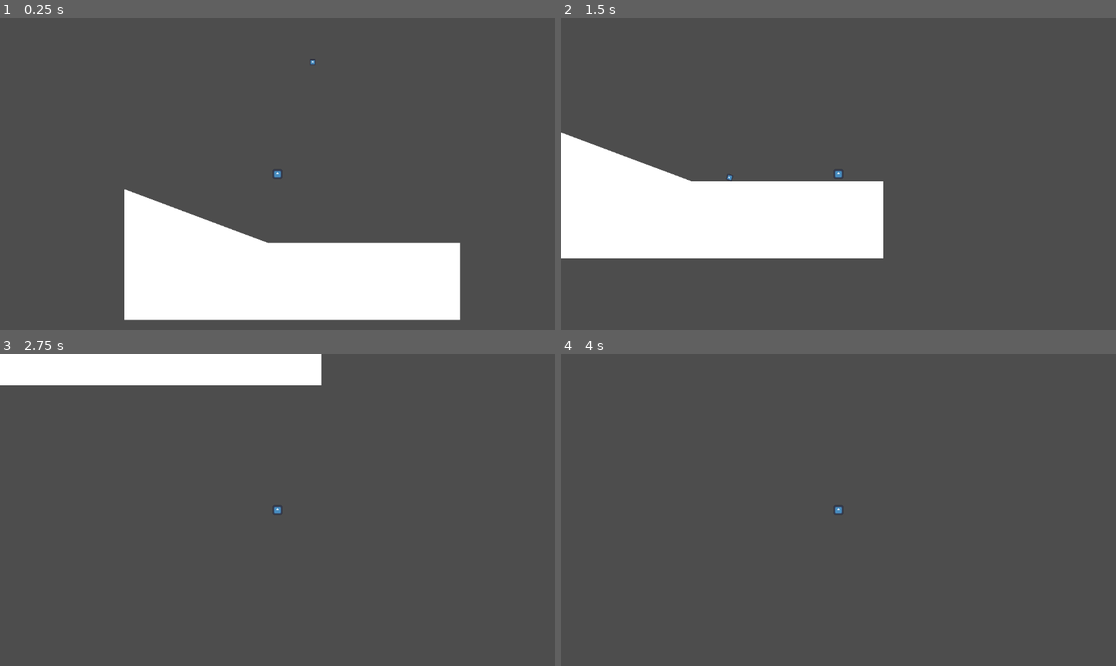
Above: before the commit, frames 1-4 (two rows, left to right).
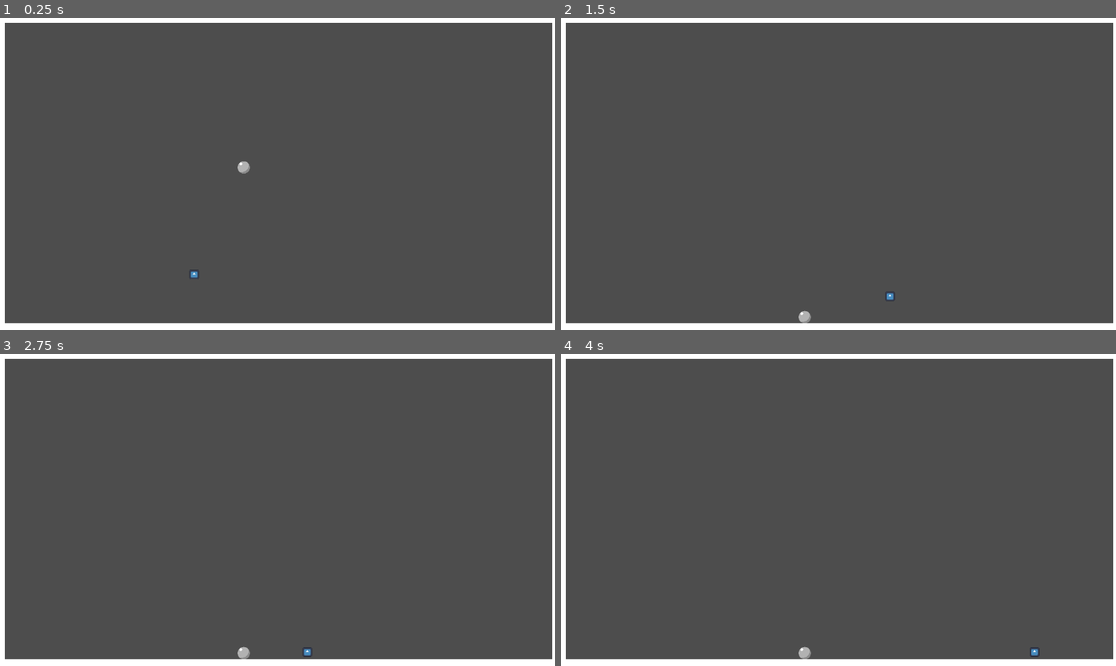
Above: after the commit, the same moments.

Repository: freddder/PinballGame
Game: Godot game, scene res://pinball.tscn
Two runs of this game, one before a commit and one after it. Both use one fixed random seed, a clock stepped at 60 frames per second and the inputs below. The engine's default icon, where the game draws it, is replaced by a stand-in: a white triangle on a blue panel in a dark square.
Inputs:
- Up to frame 1 (0.25 s): no input
- Up to frame 2 (1.5 s): tap Enter (ui_accept) at 0.5, 0.6 s; hold Right (ui_right) from 0.53 s (still down); tap X (jump, bound only after the commit) at 0.77, 1.07 s; tap Z (attack, bound only after the commit) at 0.8, 1.35 s
- Up to frame 3 (2.75 s): tap X (jump, bound only after the commit) at 1.52, 1.55, 1.82, 2.1 s; release Right (ui_right) at 2.03 s; hold Left (ui_left) from 2.03 s (still down); tap Enter (ui_accept) at 2.3 s
- Up to frame 4 (4 s): release Left (ui_left) at 2.78 s; hold Right (ui_right) from 2.78 s (still down); tap Enter (ui_accept) at 2.85, 3.5 s; tap X (jump, bound only after the commit) at 3.02, 3.32, 3.77, 3.8 s; tap Z (attack, bound only after the commit) at 3.05, 3.6 s

The runs differ from the first frame. In frame 1, 23% of the frame differs, in the area x 0-100%, y 0-100%; in frame 2, 21%; in frame 3, 9.1%; in frame 4, 5.3%.

Commit message:
Organizing

Diff:
--- a/ball.tscn
+++ b/ball/ball.tscn
@@ -1,17 +1,17 @@
 [gd_scene load_steps=4 format=3 uid="uid://eso7pe43v2o2"]
 
-[ext_resource type="Script" path="res://ball.gd" id="1_4exee"]
-[ext_resource type="Texture2D" uid="uid://diopalfuy6f0c" path="res://icon.svg" id="1_sj3l2"]
+[ext_resource type="Script" path="res://ball/ball.gd" id="1_4exee"]
+[ext_resource type="Texture2D" uid="uid://cf3ckftt6dp7j" path="res://ball/ball.png" id="2_febe3"]
 
 [sub_resource type="CircleShape2D" id="CircleShape2D_6ucqg"]
-radius = 8.06226
+radius = 13.0
 
 [node name="Ball" type="RigidBody2D"]
 script = ExtResource("1_4exee")
 
 [node name="Sprite2D" type="Sprite2D" parent="."]
 scale = Vector2(0.1, 0.1)
-texture = ExtResource("1_sj3l2")
+texture = ExtResource("2_febe3")
 
 [node name="CollisionShape2D" type="CollisionShape2D" parent="."]
 shape = SubResource("CircleShape2D_6ucqg")
--- a/characters/base_character.gd
+++ b/characters/base_character.gd
@@ -11,8 +11,11 @@
 		velocity += get_gravity() * delta
 
 	# Handle jump.
-	if Input.is_action_just_pressed("ui_accept") and is_on_floor():
+	if Input.is_action_just_pressed("jump") and is_on_floor():
 		velocity.y = JUMP_VELOCITY
+
+	if Input.is_action_just_pressed("attack") and is_on_floor():
+		hit_balls()
 
 	# Get the input direction and handle the movement/deceleration.
 	# As good practice, you should replace UI actions with custom gameplay actions.
@@ -23,3 +26,10 @@
 		velocity.x = move_toward(velocity.x, 0, SPEED)
 
 	move_and_slide()
+
+func hit_balls() -> void:
+	for body in $AttackArea.get_overlapping_bodies():
+		var ball := body as Ball
+		if ball:
+			ball.linear_velocity = Vector2.ZERO
+			ball.apply_central_impulse(Vector2(randf_range(-0.5,0.5), -1.0) * 300)
--- a/characters/base_character.tscn
+++ b/characters/base_character.tscn
@@ -1,9 +1,12 @@
-[gd_scene load_steps=4 format=3 uid="uid://dy5p30hu2s8el"]
+[gd_scene load_steps=5 format=3 uid="uid://dy5p30hu2s8el"]
 
 [ext_resource type="Script" path="res://characters/base_character.gd" id="1_8wudo"]
 [ext_resource type="Texture2D" uid="uid://diopalfuy6f0c" path="res://icon.svg" id="2_k0wep"]
 
 [sub_resource type="CapsuleShape2D" id="CapsuleShape2D_k8fxf"]
+
+[sub_resource type="CircleShape2D" id="CircleShape2D_y7ai7"]
+radius = 39.0
 
 [node name="BaseCharacter" type="CharacterBody2D"]
 script = ExtResource("1_8wudo")
@@ -15,4 +18,8 @@
 scale = Vector2(0.15, 0.15)
 texture = ExtResource("2_k0wep")
 
-[node name="Camera2D" type="Camera2D" parent="."]
+[node name="AttackArea" type="Area2D" parent="."]
+monitorable = false
+
+[node name="CollisionShape2D" type="CollisionShape2D" parent="AttackArea"]
+shape = SubResource("CircleShape2D_y7ai7")
--- a/pinball.tscn
+++ b/pinball.tscn
@@ -1,23 +1,31 @@
 [gd_scene load_steps=4 format=3 uid="uid://67i4tiadlnoe"]
 
-[ext_resource type="Script" path="res://terrain.gd" id="1_kgba8"]
-[ext_resource type="PackedScene" uid="uid://eso7pe43v2o2" path="res://ball.tscn" id="2_p4xn4"]
+[ext_resource type="PackedScene" uid="uid://eso7pe43v2o2" path="res://ball/ball.tscn" id="2_p4xn4"]
 [ext_resource type="PackedScene" uid="uid://dy5p30hu2s8el" path="res://characters/base_character.tscn" id="3_hwm74"]
+[ext_resource type="PackedScene" uid="uid://e06uxuq3qv1k" path="res://terrain.tscn" id="3_oo06l"]
 
 [node name="Pinball" type="Node2D"]
 
-[node name="Terrain" type="StaticBody2D" parent="."]
-position = Vector2(289, 102)
-script = ExtResource("1_kgba8")
-
-[node name="Polygon2D" type="Polygon2D" parent="Terrain"]
-position = Vector2(4, 0)
-polygon = PackedVector2Array(4, 311, 4, 583, 701, 583, 701, 423, 303, 423)
-
-[node name="CollisionPolygon2D" type="CollisionPolygon2D" parent="Terrain"]
-
 [node name="Ball" parent="." instance=ExtResource("2_p4xn4")]
-position = Vector2(688, 121)
+position = Vector2(506, 282)
 
 [node name="BaseCharacter" parent="." instance=ExtResource("3_hwm74")]
-position = Vector2(615, 353)
+position = Vector2(403, 504)
+
+[node name="Floor" parent="." instance=ExtResource("3_oo06l")]
+position = Vector2(576, 644)
+scale = Vector2(58, 1)
+
+[node name="Terrain" parent="." instance=ExtResource("3_oo06l")]
+position = Vector2(0, 323)
+rotation = -3.14159
+scale = Vector2(1, 33.055)
+
+[node name="Terrain2" parent="." instance=ExtResource("3_oo06l")]
+position = Vector2(1156, 321)
+rotation = -3.14159
+scale = Vector2(1, 33.055)
+
+[node name="Ceiling" parent="." instance=ExtResource("3_oo06l")]
+position = Vector2(576, 0)
+scale = Vector2(58, 1)
--- a/project.godot
+++ b/project.godot
@@ -29,3 +29,13 @@
 , Object(InputEventJoypadMotion,"resource_local_to_scene":false,"resource_name":"","device":-1,"axis":0,"axis_value":1.0,"script":null)
 ]
 }
+attack={
+"deadzone": 0.5,
+"events": [Object(InputEventKey,"resource_local_to_scene":false,"resource_name":"","device":-1,"window_id":0,"alt_pressed":false,"shift_pressed":false,"ctrl_pressed":false,"meta_pressed":false,"pressed":false,"keycode":0,"physical_keycode":90,"key_label":0,"unicode":122,"location":0,"echo":false,"script":null)
+]
+}
+jump={
+"deadzone": 0.5,
+"events": [Object(InputEventKey,"resource_local_to_scene":false,"resource_name":"","device":-1,"window_id":0,"alt_pressed":false,"shift_pressed":false,"ctrl_pressed":false,"meta_pressed":false,"pressed":false,"keycode":0,"physical_keycode":88,"key_label":0,"unicode":120,"location":0,"echo":false,"script":null)
+]
+}
--- a/terrain.gd
+++ /dev/null
@@ -1,17 +0,0 @@
-extends StaticBody2D
-
-@onready var polygon_2d = $Polygon2D
-@onready var collision_polygon_2d = $CollisionPolygon2D
-
-# Called when the node enters the scene tree for the first time.
-func _ready():
-	set_editable_instance(polygon_2d, true)
-	collision_polygon_2d.polygon = polygon_2d.polygon
-
-	for i in collision_polygon_2d.polygon.size():
-		collision_polygon_2d.polygon.set(i, collision_polygon_2d.polygon[i] + global_position)
-
-
-# Called every frame. 'delta' is the elapsed time since the previous frame.
-func _process(delta):
-	pass
--- /dev/null
+++ b/terrain.tscn
@@ -0,0 +1,14 @@
+[gd_scene load_steps=3 format=3 uid="uid://e06uxuq3qv1k"]
+
+[ext_resource type="Texture2D" uid="uid://bh21adpajc8tq" path="res://Cube.png" id="1_jf173"]
+
+[sub_resource type="RectangleShape2D" id="RectangleShape2D_3qo7k"]
+
+[node name="Terrain" type="StaticBody2D"]
+
+[node name="CollisionShape2D" type="CollisionShape2D" parent="."]
+shape = SubResource("RectangleShape2D_3qo7k")
+
+[node name="Sprite2D" type="Sprite2D" parent="."]
+scale = Vector2(20, 20)
+texture = ExtResource("1_jf173")
Binary file added: Cube.png
Not shown, added: Cube.png.import
Renamed: ball.gd -> ball/ball.gd
Binary file added: ball/ball.png
Not shown, added: ball/ball.png.import
Binary file added: bumper.png
Not shown, added: bumper.png.import
